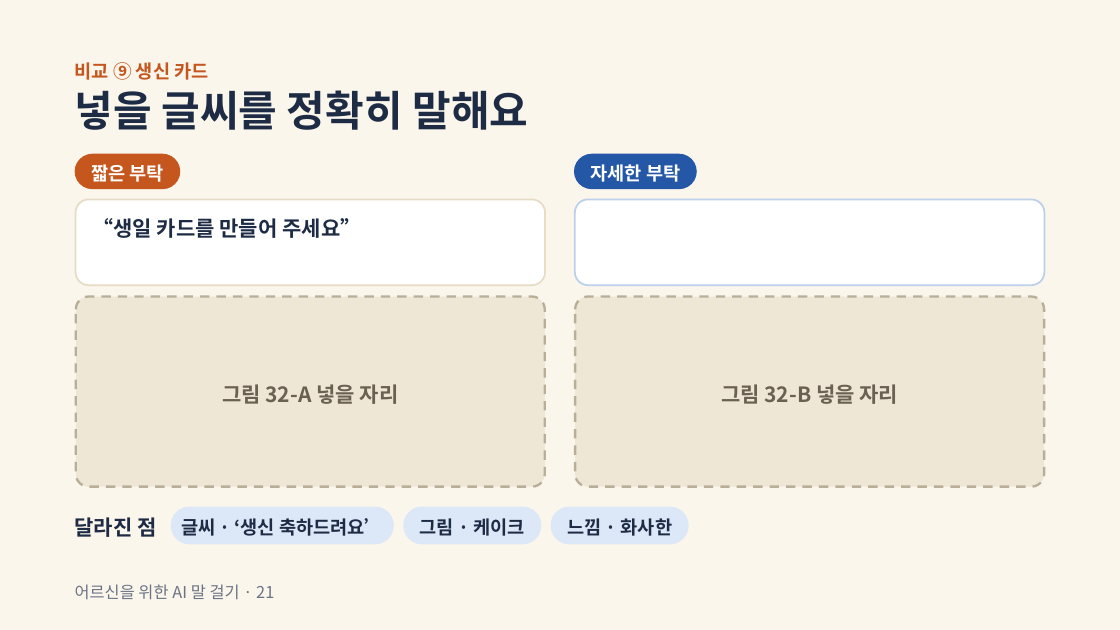
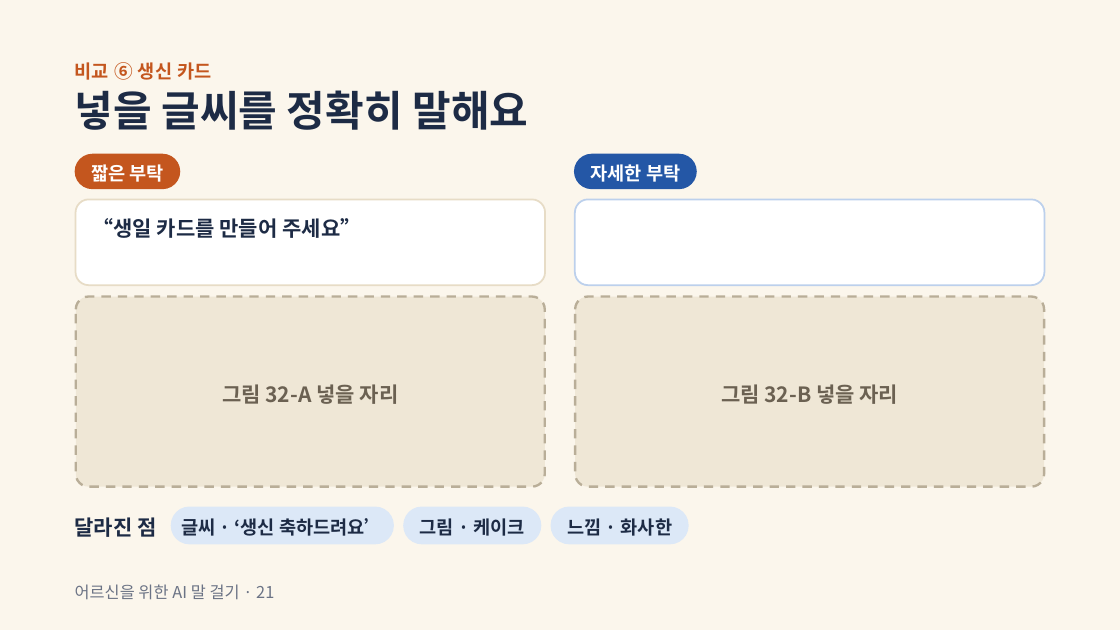
Before and after one commit to bbkilhyun0814-collab/---, a slide deck: slide 21 of ppt/ai와 함께 (카톡 챗GPT).pptx. Drawn at 1120x630 pixels with LibreOffice and Linux fonts; fonts in the diff are those of the drawing. Boxes give left, top, right and bottom in pixels: in the first picture for what was removed or moved away, otherwise in the second. Text is boxed around its words. In the diff, an @@ line names an element or a change of style, - is before the commit and + after.

```diff
--- a/ppt/ai와 함께 (카톡 챗GPT).pptx
+++ b/ppt/ai와 함께 (카톡 챗GPT).pptx
@@ text at bbox=[75, 62, 211, 80]: text changed @@
-비교 ⑨ 생신 카드
+비교 ⑥ 생신 카드
```
Also in this commit, not shown: 5 other slides changed.
